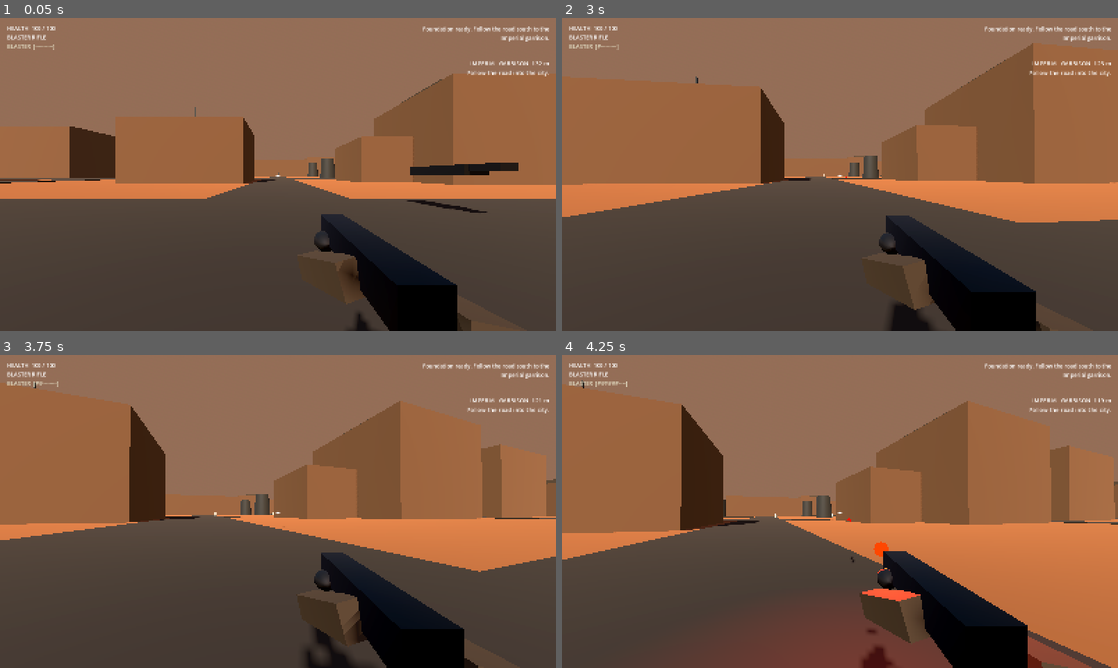
Above: before the commit, frames 1-4 (two rows, left to right).
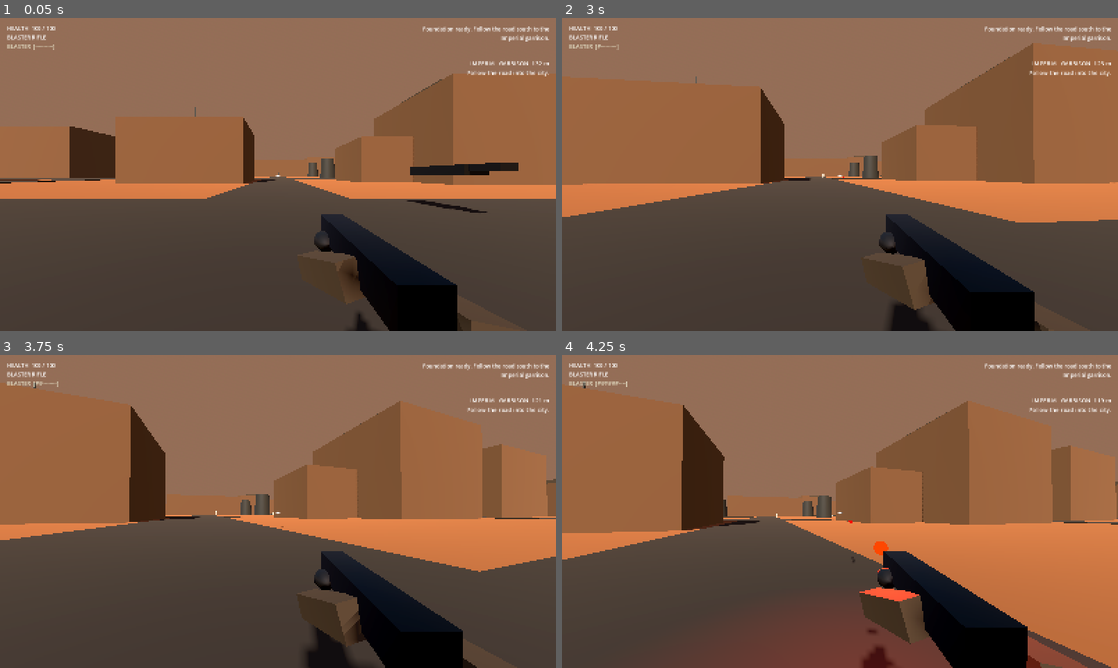
Above: after the commit, the same moments.

Repository: Deputy1389/far-horizon
Game: Godot game, scene res://game/scenes/main.tscn
Same seed, same stepped clock (60 frames per second), same inputs: the game is played once before the commit and once after it.
Inputs (mouse positions are in pixels of both pictures, inside the frame that each line leads up to):
- Up to frame 1 (0.05 s): no input
- Up to frame 2 (3 s): tap Enter at 0.5 s; move the mouse to (867, 174) at 0.52 s; hold Right mouse button (aim) 0.53-1.28 s; hold W (move_forward) from 0.53 s (still down); click (867, 174) at 0.67 s; tap Space (jump) at 0.77, 1.52 s; tap Shift (sprint) at 0.8, 1.35, 2.3 s; move the mouse to (812, 174) at 1.27 s; right-click (812, 174) at 1.55 s; move the mouse to (851, 168) at 2.02 s; hold Right mouse button (aim) 2.03-2.78 s; move the mouse to (834, 180) at 2.77 s; tap C (crouch) at 2.85 s; click (834, 180) at 2.92 s
- Up to frame 3 (3.75 s): keep holding W (move_forward); tap Space (jump) at 3.02 s; right-click (272, 517) at 3.05 s; move the mouse to (316, 514) at 3.52 s; press the mouse at (316, 514) at 3.53 s
- Up to frame 4 (4.25 s): keep holding W (move_forward); tap Space (jump) at 3.77 s; tap Shift (sprint) at 3.8 s

Frame 1 is identical in both runs. In frame 2, 0.2% of the frame differs, in the area x 24-97%, y 9-100%; in frame 3, 0.5%; in frame 4, 0.7%, in the area x 2-100%, y 8-100%.

Commit message:
combat: make the weapon visibly kick up and recover on fire

Diff:
--- a/game/scripts/combat/weapon_controller.gd
+++ b/game/scripts/combat/weapon_controller.gd
@@ -32,6 +32,8 @@
 var fire_audio := AudioStreamPlayer.new()
 var muzzle_flash_time := 0.0
 var viewmodel_kick := 0.0
+var viewmodel_recoil_pitch := 0.0
+var viewmodel_recoil_yaw := 0.0
 var base_fov := 80.0
 
 func configure(view_camera: Camera3D, body: CharacterBody3D) -> void:
@@ -217,6 +219,8 @@
 	camera.fov = lerpf(camera.fov, target_fov, 1.0 - exp(-delta * 15.0))
 
 	viewmodel_kick = lerpf(viewmodel_kick, 0.0, 1.0 - exp(-delta * 18.0))
+	viewmodel_recoil_pitch = lerpf(viewmodel_recoil_pitch, 0.0, 1.0 - exp(-delta * 17.0))
+	viewmodel_recoil_yaw = lerpf(viewmodel_recoil_yaw, 0.0, 1.0 - exp(-delta * 19.0))
 	motion_time += delta * (2.1 + planar_speed * 0.85)
 	var target_offset := weapon.ads_offset if aiming else weapon.viewmodel_offset
 	if scoped_ads:
@@ -238,9 +242,10 @@
 	target_offset += Vector3(0.0, 0.0, viewmodel_kick)
 	viewmodel.position = viewmodel.position.lerp(target_offset, 1.0 - exp(-delta * 18.0))
 	var target_roll := deg_to_rad(-8.0) if sprint_presented else 0.0
-	var target_pitch := deg_to_rad(10.0) if sprint_presented else 0.0
+	var target_pitch := (deg_to_rad(10.0) if sprint_presented else 0.0) + viewmodel_recoil_pitch
 	viewmodel.rotation.z = lerpf(viewmodel.rotation.z, target_roll, 1.0 - exp(-delta * 12.0))
-	viewmodel.rotation.x = lerpf(viewmodel.rotation.x, target_pitch, 1.0 - exp(-delta * 12.0))
+	viewmodel.rotation.x = lerpf(viewmodel.rotation.x, target_pitch, 1.0 - exp(-delta * 15.0))
+	viewmodel.rotation.y = lerpf(viewmodel.rotation.y, viewmodel_recoil_yaw, 1.0 - exp(-delta * 17.0))
 	arms_root.rotation.z = lerpf(arms_root.rotation.z, target_roll * 0.45, 1.0 - exp(-delta * 10.0))
 
 	if enabled and Input.is_action_pressed("fire") and cooldown <= 0.0 and not overheated and not venting:
@@ -307,7 +312,17 @@
 		overheated = true
 	heat_changed.emit(heat, overheated)
 
-	viewmodel_kick = minf(viewmodel_kick + (0.022 if aiming else 0.038), 0.08)
+	viewmodel_kick = minf(viewmodel_kick + (0.018 if aiming else 0.032), 0.07)
+	viewmodel_recoil_pitch = clampf(
+		viewmodel_recoil_pitch + deg_to_rad(1.15 if aiming else 1.75),
+		0.0,
+		deg_to_rad(6.0)
+	)
+	viewmodel_recoil_yaw = clampf(
+		viewmodel_recoil_yaw + deg_to_rad(rng.randf_range(-0.45, 0.45)),
+		deg_to_rad(-2.0),
+		deg_to_rad(2.0)
+	)
 	muzzle_flash_time = 0.045
 	muzzle_flash_mesh.visible = true
 	muzzle_flash_light.visible = true
